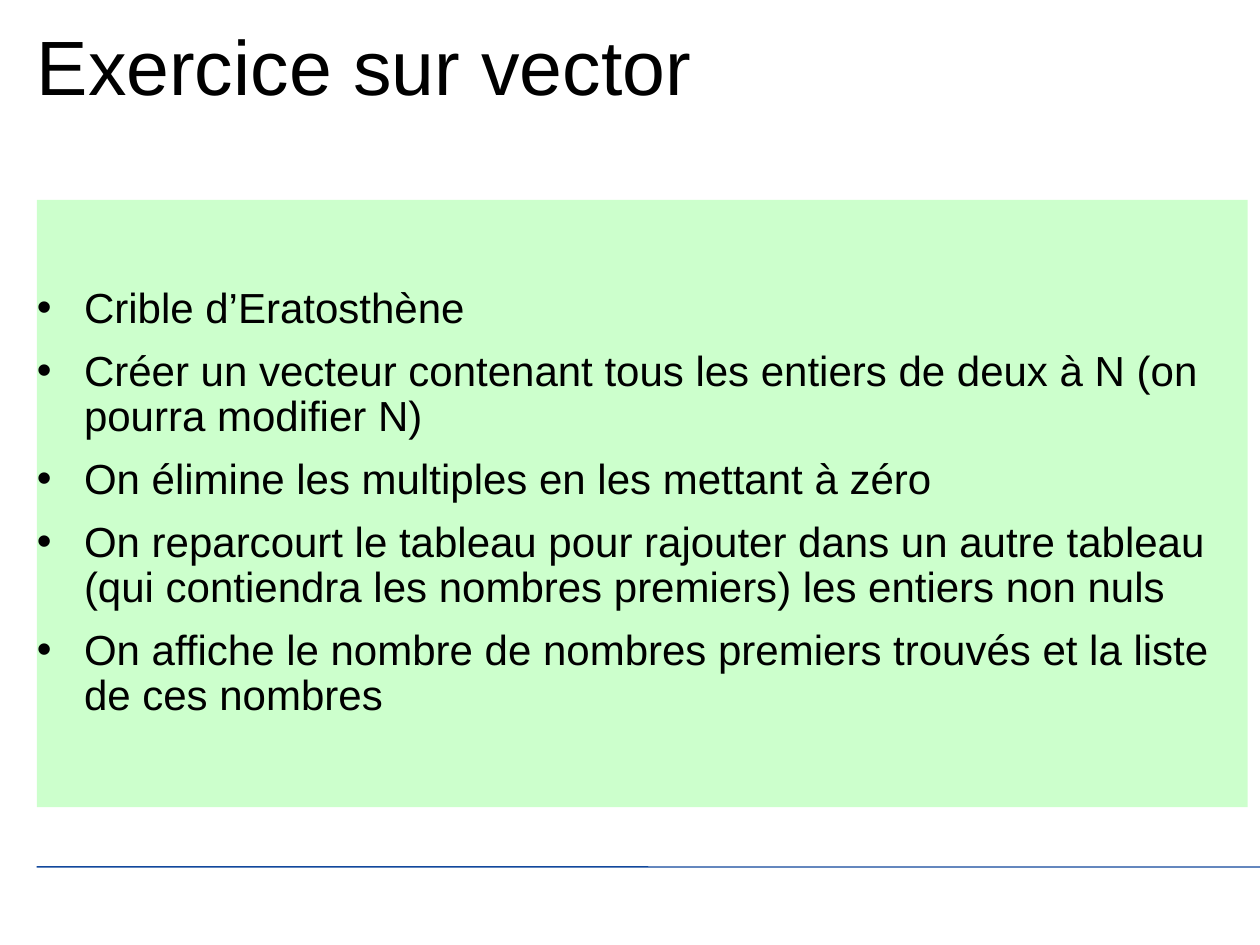
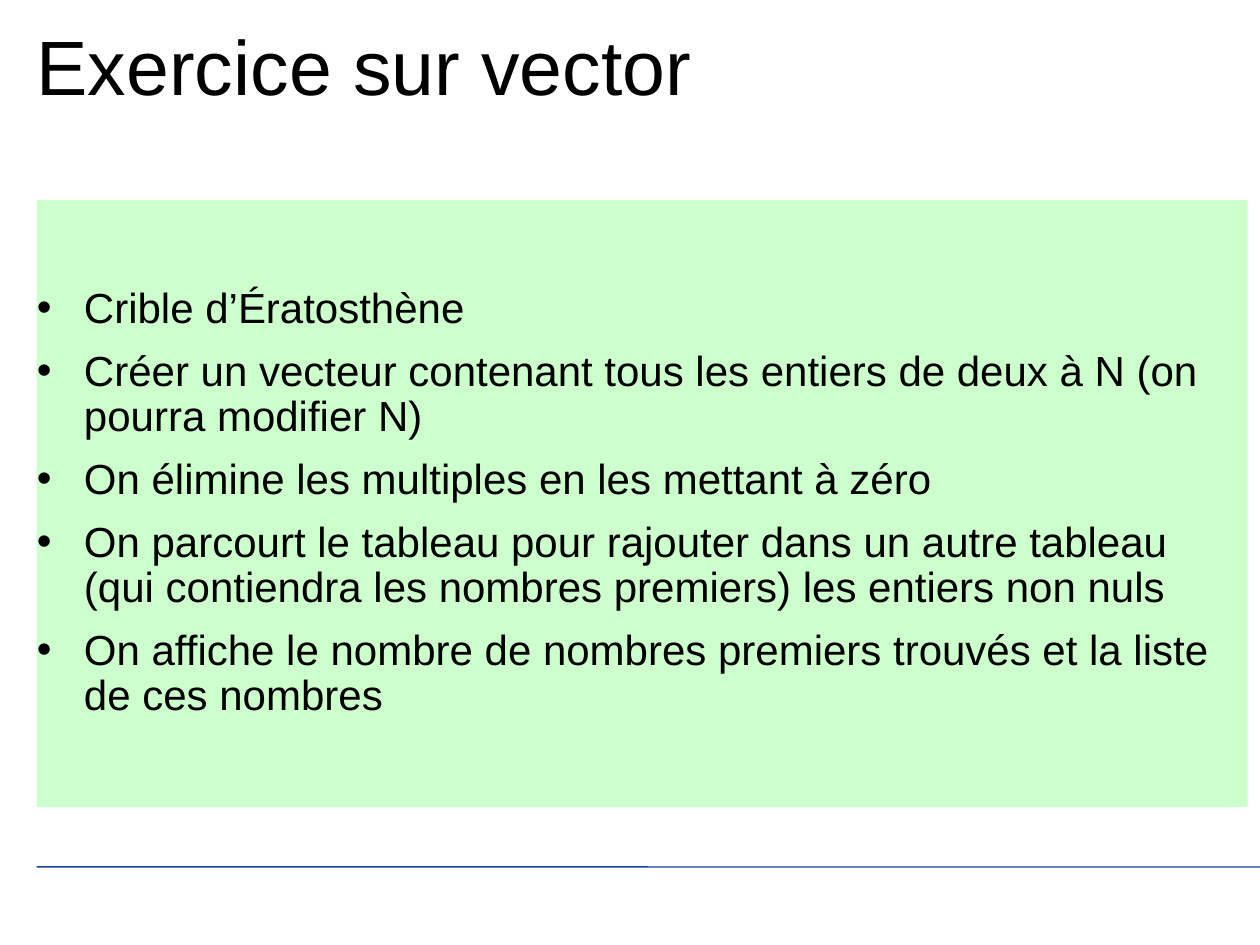
Before and after one commit to JuvignyEnsta/C-2020, a slide deck: slide 85 of Transparents/InitiationCpp.pptx. Drawn at 1260x945 pixels with LibreOffice and Linux fonts; fonts in the diff are those of the drawing; background and template pictures are left out. Boxes give left, top, right and bottom in pixels: in the first picture for what was removed or moved away, otherwise in the second. Text is boxed around its words. In the diff, an @@ line names an element or a change of style, - is before the commit and + after.

```diff
--- a/Transparents/InitiationCpp.pptx
+++ b/Transparents/InitiationCpp.pptx
@@ rectangle "Crible d’Ératosthène" at box(37, 200, 1247, 808): subtitle to rectangle @@
@@ text in rectangle at box(84, 289, 464, 324): text changed @@
-• Crible d’Eratosthène
+• Crible d’Ératosthène
@@ text in rectangle at box(84, 355, 1208, 711): indent changed @@
@@ text in rectangle at box(84, 526, 1167, 611): text changed @@
-• On reparcourt le tableau pour rajouter dans un autre tableau (qui contiendra les nombres premiers) les entiers non nuls
+• On parcourt le tableau pour rajouter dans un autre tableau (qui contiendra les nombres premiers) les entiers non nuls
```
Also in this commit, not shown: 108 other slides changed, 8 slides added, 2 slides removed, 3 other files.
